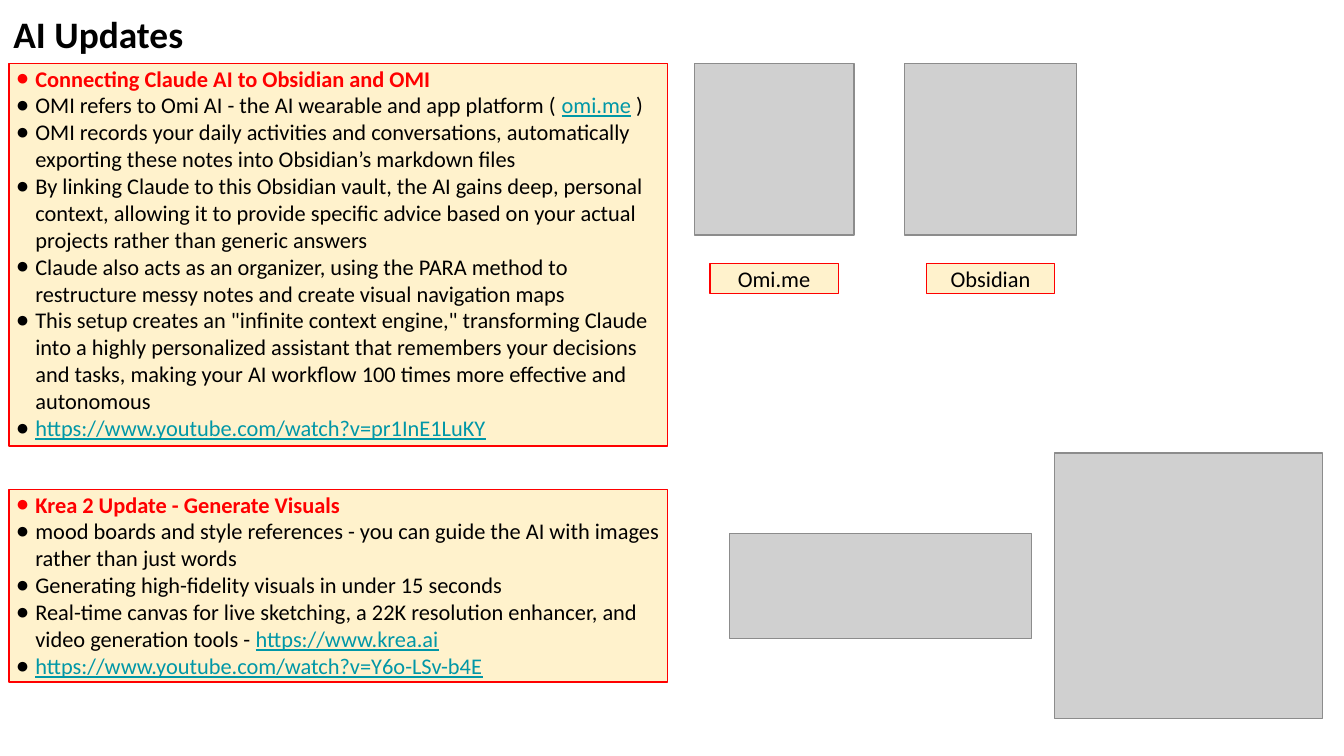
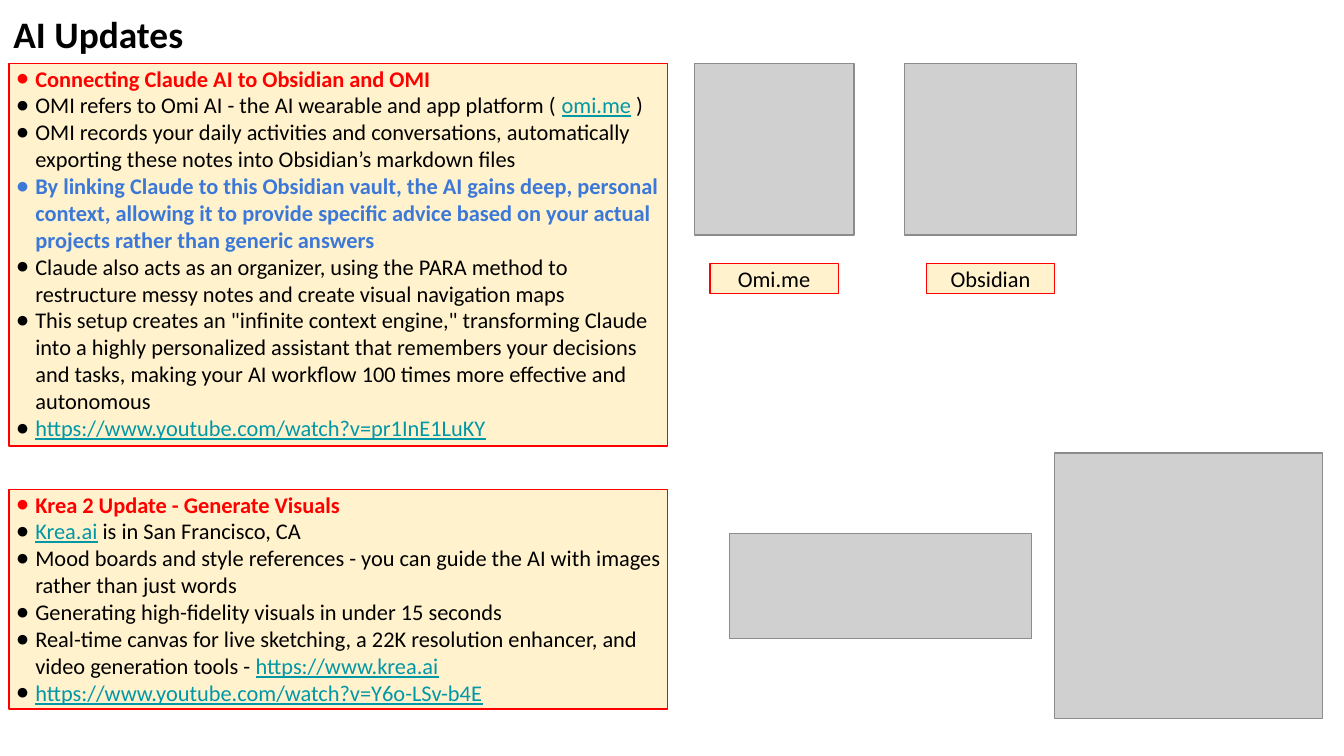
Before and after one commit to lselector/seminar, a slide deck: slide 12 of 2026/2026-05-22-AI-Updates.pptx (slide 11 before the commit). Drawn at 1344x756 pixels with LibreOffice and Linux fonts; fonts in the diff are those of the drawing; grey boxes stand for pictures. Boxes give left, top, right and bottom in pixels: in the first picture for what was removed or moved away, otherwise in the second. Text is boxed around its words. In the diff, an @@ line names an element or a change of style, - is before the commit and + after.

```diff
--- a/2026/2026-05-22-AI-Updates.pptx
+++ b/2026/2026-05-22-AI-Updates.pptx
@@ text in rectangle at <box>35,178,657,252</box>: text colour #000000 to #3C78D8, bold on in "By linking Claude to this Obsidian vault, ..."; bullet colour #000000 to #3C78D8 @@
@@ rectangle "Krea 2 Update - Generate ...": place and size @@
-rectangle "Krea 2 Update - Generate ..." at <box>9,489,668,681</box>
+rectangle "Krea 2 Update - Generate ..." at <box>9,489,668,710</box>
@@ text in rectangle at <box>35,523,660,597</box>: text changed @@
-● mood boards and style references - you can guide the AI with images rather than just words
+● Krea.ai is in San Francisco, CA
+● Mood boards and style references - you can guide the AI with images rather than just words
```
Also in this commit, not shown: 20 other slides changed, 2 slides added, 1 slide removed.
